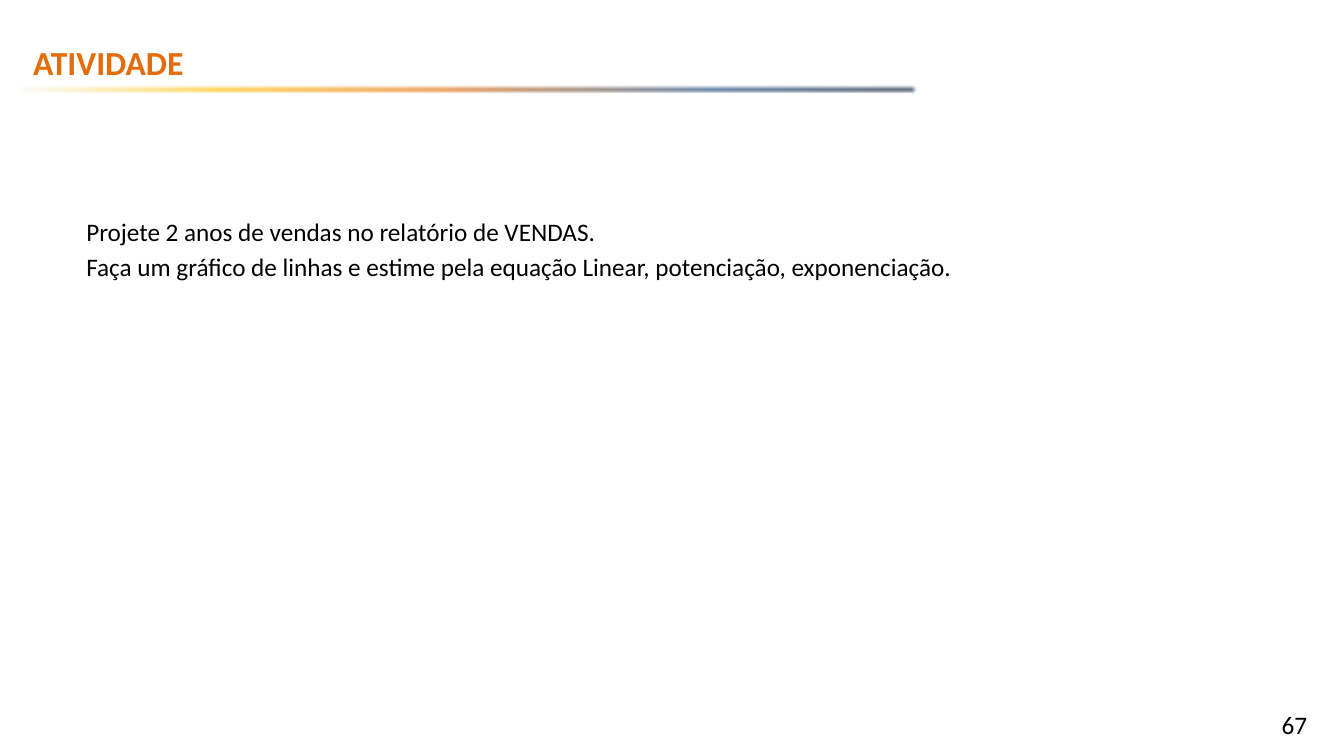
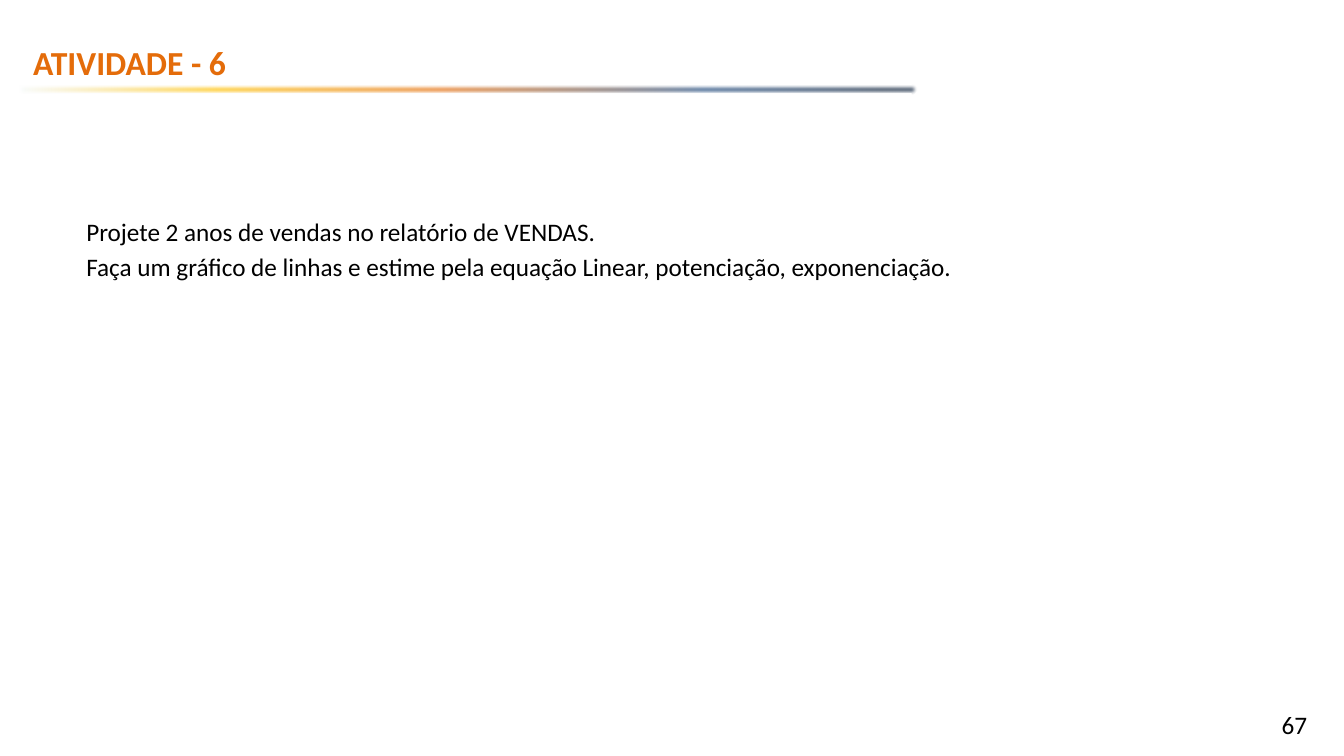
Before and after one commit to emerson-fenrir/Excel_Basico, a slide deck: slide 67 of Professor/Aula3.pptx. Drawn at 1344x756 pixels with LibreOffice and Linux fonts; fonts in the diff are those of the drawing; background and template pictures are left out. Boxes give left, top, right and bottom in pixels: in the first picture for what was removed or moved away, otherwise in the second. Text is boxed around its words. In the diff, an @@ line names an element or a change of style, - is before the commit and + after.

```diff
--- a/Professor/Aula3.pptx
+++ b/Professor/Aula3.pptx
@@ text at [33,52,226,76]: text changed @@
-ATIVIDADE
+ATIVIDADE - 6
```
Also in this commit, not shown: 9 other slides changed, 2 slides added, 1 other file.
